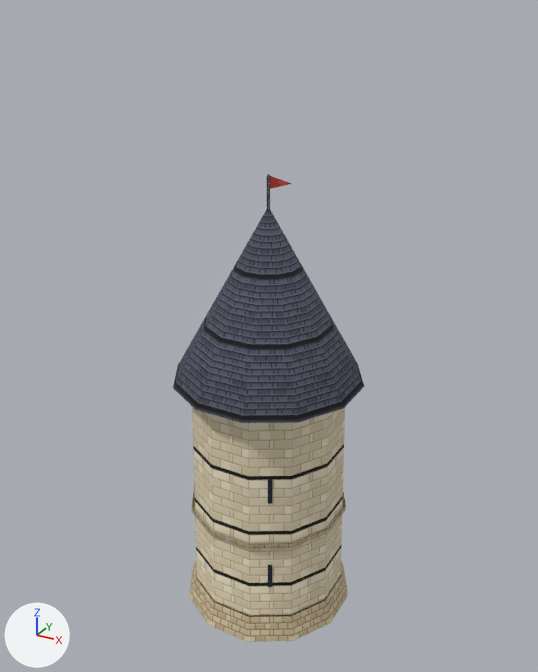
Two versions of the glTF model godot/assets/blender/town_wall_tower_0.glb, one commit apart.
Both versions are drawn from a 50 mm camera at (10.23, -18.56, 18.96) aimed at (-0.06, 0.16, 9.61). Lighting does not change. The marker at lower left points along +X, +Y and +Z. The picture after the commit comes second. Vertices at exactly the same position are counted once.

In view in the first picture: 'town_wall_tower_1'.
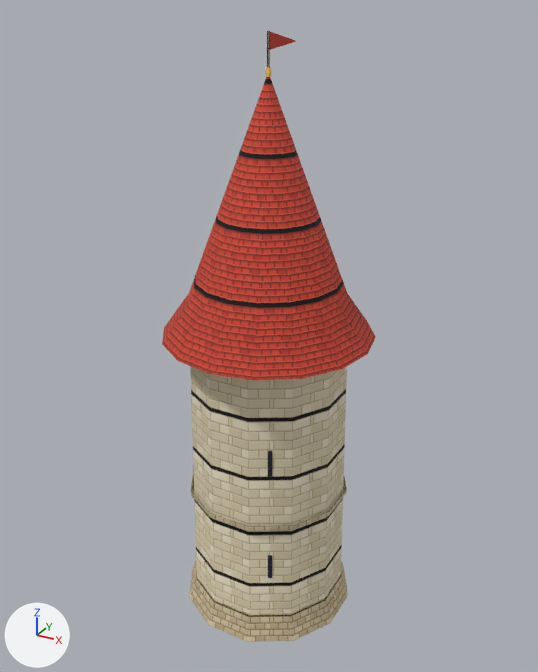
The change in detail:
Picture 'pw_tile_red' (img_pw_tile_red) is new.
Picture 'pw_brass' (img_pw_brass) is new.
Material 'pw_tile_red' (mat_pw_tile_red) is new.
Its texture is img_pw_tile_red.
Its roughness is 0.9.
Material 'pw_brass' (mat_pw_brass) is new.
Its texture is img_pw_brass.
Its roughness is 0.9.
me_town_wall_tower_1 is used by ob_town_wall_tower_1; location (0.0, 0.0, 0.0).
Verts and faces of me_town_wall_tower_1; kept vertices keep their numbers, new ones are numbered from 546.
me_town_wall_tower_1 had 546 vertices, 791 faces and spanned x -2.94..2.94, y -2.94..2.94, z 0.0..14.66.
me_town_wall_tower_1 now has 625 vertices, 939 faces and spans x -3.29..3.29, y -3.29..3.29, z 0.0..18.44.
me_town_wall_tower_1 part 1: the loose piece of 4 vertices spanning x 1.19..1.31, y -2.21..-2.14, z 2.0..2.9 is moved by (0.0, 0.0, 0.38).
me_town_wall_tower_1 part 2: the loose piece of 4 vertices spanning x 1.16..1.29, y -2.16..-2.09, z 5.2..6.1 is moved by (0.0, 0.0, 0.98).
me_town_wall_tower_1 part 3: the loose piece of 25 vertices spanning x -2.94..2.94, y -2.94..2.94, z 8.3..13.76 is rebuilt with 80 vertices and now spans x -3.29..3.29, y -3.29..3.29, z 9.8..17.34.
me_town_wall_tower_1 part 4: a new loose piece of 44 vertices spanning x -2.57..2.57, y -2.57..2.57, z 4.28..4.45, in mat_pw_cobble_wall (picture img_pw_cobble_wall).
me_town_wall_tower_1 part 5: a new loose piece of 40 vertices spanning x -0.09..0.09, y -0.09..0.09, z 17.29..17.52.
me_town_wall_tower_1 part 6: a new loose piece of 20 vertices spanning x -0.03..0.03, y -0.03..0.03, z 17.34..18.44.
me_town_wall_tower_1 part 7: the loose piece of 60 vertices spanning x -2.57..2.57, y -2.57..2.57, z 3.6..3.78 is deleted.
me_town_wall_tower_1 part 8: the loose piece of 20 vertices spanning x -0.04..0.04, y -0.04..0.04, z 13.66..14.66 is deleted.
me_town_wall_tower_1 part 9: the loose piece of 3 vertices spanning x 0.04..0.75, y 0.0, z 14.26..14.64 is deleted.
Part 10, on me_town_wall_tower_1:
24 vertices in x -2.75..2.75, y -2.75..2.75, z 8.0..8.35 move by (0.0, 0.0, 1.5).
Part 11, on me_town_wall_tower_1:
New vertex 546 is at (0.03, 0.0, 18.42), pixel (269, 31).
New vertex 547 is at (0.03, 0.0, 17.96), pixel (269, 50).
New vertex 548 is at (0.85, 0.0, 18.19), pixel (297, 41).
New vertex 549 is at (0.85, 0.01, 18.19), pixel (297, 41).
New vertex 550 is at (0.03, 0.01, 17.96), pixel (269, 50).
New vertex 551 is at (0.03, 0.01, 18.42), pixel (269, 31).
New faces: (546, 547, 548), (549, 550, 551) (mat_pw_cloth_red (picture img_pw_cloth_red)).
Other edits to the shape of me_town_wall_tower_1 do not show in these pictures.
me_town_wall_tower_1 no longer uses material mat_pw_slate (picture img_pw_slate).
me_town_wall_tower_1 gains material mat_pw_tile_red (picture img_pw_tile_red).
me_town_wall_tower_1 gains material mat_pw_brass (picture img_pw_brass).

Changed parts and their boxes [x1, y1, x2, y2] in the pictures (538 x 672 px; the box of a moved part takes in the faces that stretch with it):
'town_wall_tower_1', reshaped (12% wider, 31% taller)
    before: [173, 174, 364, 642]
    after: [162, 30, 376, 642]
part 1 of me_town_wall_tower_1, moved or reshaped
    before: [268, 565, 272, 587]
    after: [268, 555, 272, 578]
part 2 of me_town_wall_tower_1, moved or reshaped
    before: [268, 479, 272, 504]
    after: [268, 451, 272, 477]
part 3 of me_town_wall_tower_1, rebuilt (12% wider, 42% taller)
    before: [173, 209, 364, 423]
    after: [162, 77, 376, 381]
part 4 of me_town_wall_tower_1, added
    after: [191, 471, 347, 531]
part 5 of me_town_wall_tower_1, added
    after: [265, 67, 271, 77]
part 6 of me_town_wall_tower_1, added
    after: [267, 30, 270, 68]
part 7 of me_town_wall_tower_1, deleted
    before: [192, 491, 346, 549]
part 8 of me_town_wall_tower_1, deleted
    before: [267, 174, 270, 210]
part 9 of me_town_wall_tower_1, deleted
    before: [270, 176, 291, 189]
part 10 of me_town_wall_tower_1, moved or reshaped
    before: [192, 407, 345, 614]
    after: [190, 366, 347, 614]
part 11 of me_town_wall_tower_1, added
    after: [269, 31, 296, 50]
